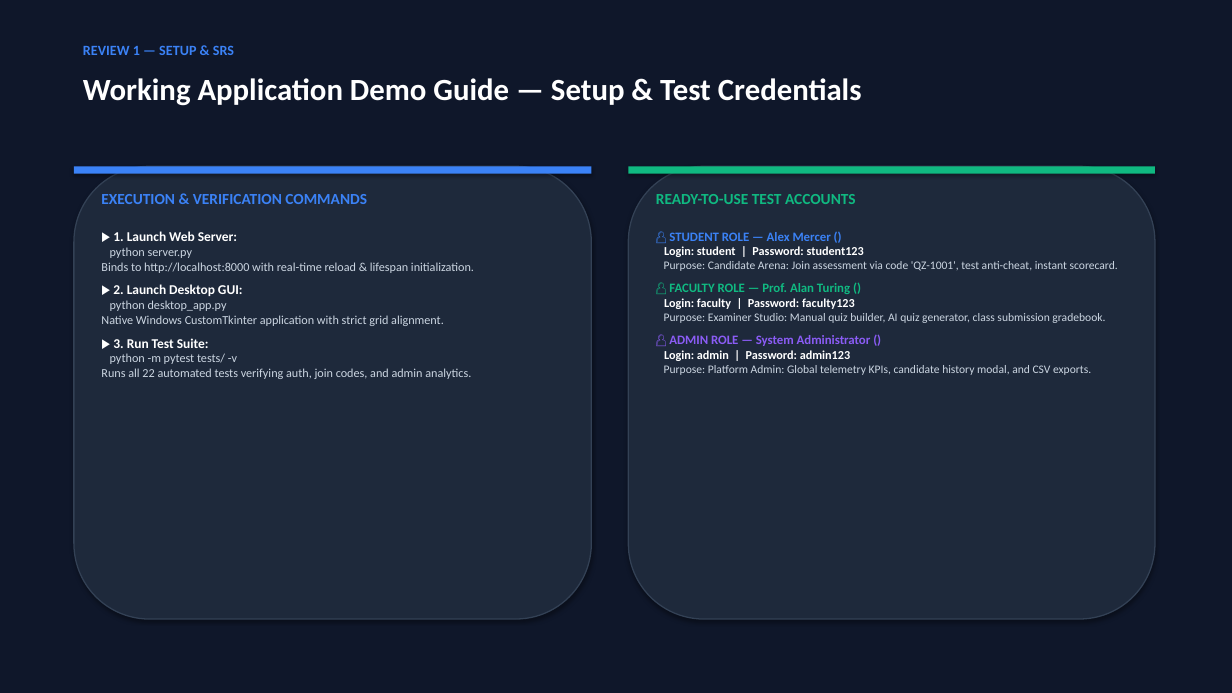
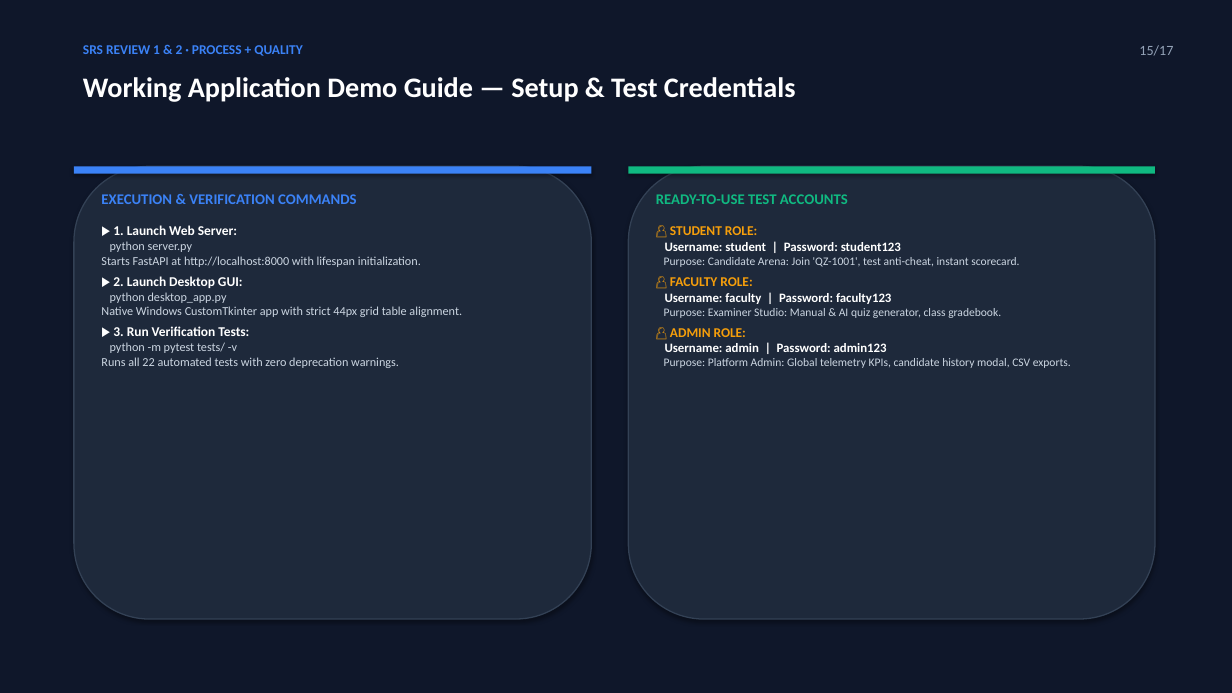
Before and after one commit to Vanshika071417/Online_Quiz_System, a slide deck: slide 15 of QuizSphere_Review_1_Presentation.pptx (slide 12 before the commit). Drawn at 1232x693 pixels with LibreOffice and Linux fonts; fonts in the diff are those of the drawing. Boxes give left, top, right and bottom in pixels: in the first picture for what was removed or moved away, otherwise in the second. Text is boxed around its words. In the diff, an @@ line names an element or a change of style, - is before the commit and + after.

Commit message:
docs: streamline presentation to compact 17 slides covering all Review 1 and 2 topics

```diff
--- a/QuizSphere_Review_1_Presentation.pptx
+++ b/QuizSphere_Review_1_Presentation.pptx
@@ text at [83,45,302,56]: text changed; size 11 to 10.5 pt @@
-REVIEW 1 — SETUP & SRS
+SRS REVIEW 1 & 2 · PROCESS + QUALITY
@@ text added at [1139,45,1173,55], 11 pt, text #94A3B8 @@
+15/17
@@ text "Working Application Demo Guide — ..." at [83,77,796,102]: size 24 to 22 pt @@
@@ text at [101,194,357,288]: size 12 to 11.5 pt in "EXECUTION & VERIFICATION COMMANDS"; less space between paragraphs @@
@@ text at [656,194,848,204]: size 12 to 11.5 pt in "READY-TO-USE TEST ACCOUNTS"; less space between paragraphs @@
@@ text at [664,226,1071,368]: text changed @@
-👤 STUDENT ROLE — Alex Mercer ()
-Login: student | Password: student123
-Purpose: Candidate Arena: Join assessment via code 'QZ-1001', test anti-cheat, instant scorecard.
-👤 FACULTY ROLE — Prof. Alan Turing ()
-Login: faculty | Password: faculty123
-Purpose: Examiner Studio: Manual quiz builder, AI quiz generator, class submission gradebook.
-👤 ADMIN ROLE — System Administrator ()
-Login: admin | Password: admin123
-Purpose: Platform Admin: Global telemetry KPIs, candidate history modal, and CSV exports.
+👤 STUDENT ROLE:
+Username: student | Password: student123
+Purpose: Candidate Arena: Join 'QZ-1001', test anti-cheat, instant scorecard.
+👤 FACULTY ROLE:
+Username: faculty | Password: faculty123
+Purpose: Examiner Studio: Manual & AI quiz generator, class gradebook.
+👤 ADMIN ROLE:
+Username: admin | Password: admin123
+Purpose: Platform Admin: Global telemetry KPIs, candidate history modal, CSV exports.
@@ text at [101,241,421,267]: text changed @@
-python server.py
-Binds to http://localhost:8000 with real-time reload & lifespan initialization.
+python server.py
+Starts FastAPI at http://localhost:8000 with lifespan initialization.
@@ text at [101,292,462,368]: text changed @@
-python desktop_app.py
-Native Windows CustomTkinter application with strict grid alignment.
-▶ 3. Run Test Suite:
-python -m pytest tests/ -v
-Runs all 22 automated tests verifying auth, join codes, and admin analytics.
+python desktop_app.py
+Native Windows CustomTkinter app with strict 44px grid table alignment.
+▶ 3. Run Verification Tests:
+python -m pytest tests/ -v
+Runs all 22 automated tests with zero deprecation warnings.
```
Also in this commit, not shown: 7 other slides changed, 9 slides added, 6 slides removed, 4 other files.
